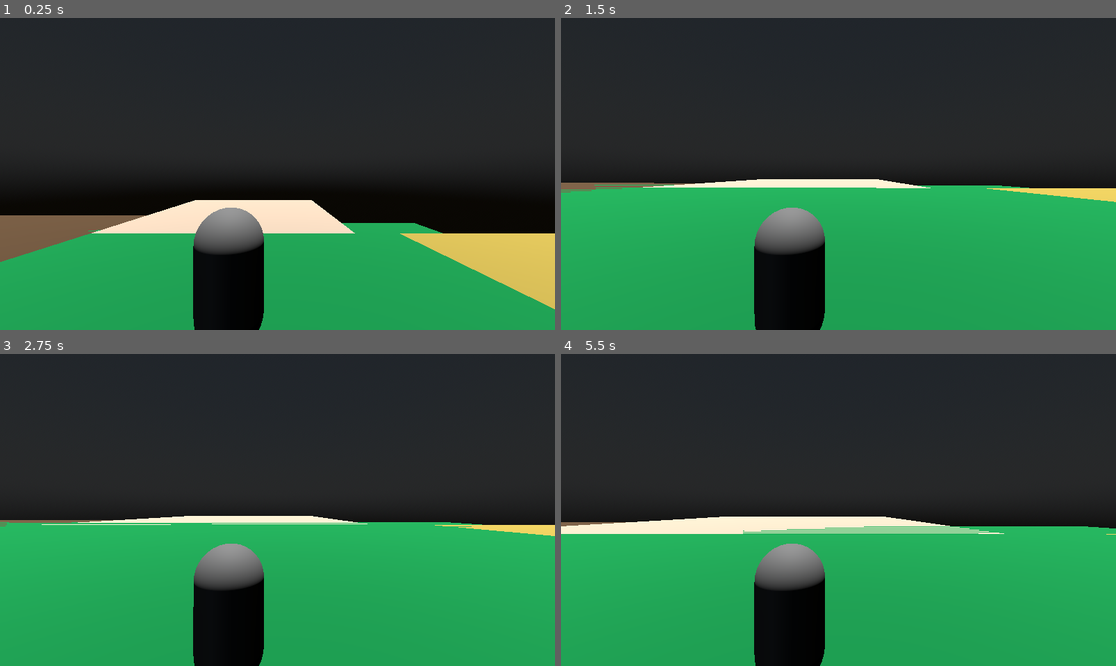
Above: before the commit, frames 1-4 (two rows, left to right).
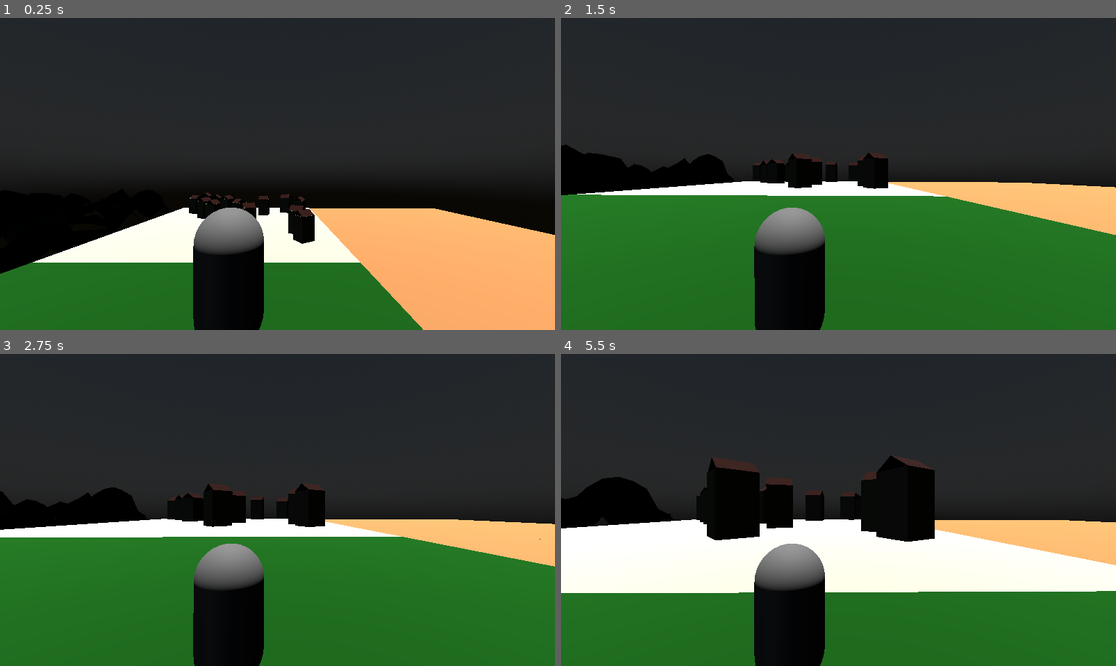
Above: after the commit, the same moments.

Repository: drthgz/learning-3D
Game: Godot game, scene res://Scenes/world.tscn
Same seed, same stepped clock (60 frames per second), same inputs: the game is played once before the commit and once after it.
Inputs (mouse positions are in pixels of both pictures, inside the frame that each line leads up to):
- Up to frame 1 (0.25 s): no input
- Up to frame 2 (1.5 s): move the mouse to (866, 174) at 0.52 s; hold W (move_up) from 0.53 s (still down); tap Space (jump) at 0.77 s; move the mouse to (810, 174) at 1.27 s
- Up to frame 3 (2.75 s): keep holding W (move_up); tap Space (jump) at 1.52 s; move the mouse to (288, 503) at 2.02 s
- Up to frame 4 (5.5 s): keep holding W (move_up); move the mouse to (832, 516) at 2.77 s; tap Space (jump) at 3.02, 3.77, 4.52 s; move the mouse to (877, 513) at 3.52 s; move the mouse to (794, 506) at 4.27 s; move the mouse to (844, 510) at 5.02 s

The runs differ from the first frame. In frame 1, 34% of the frame differs, in the area x 0-100%, y 55-100%; in frame 2, 45%; in frame 3, 45%; in frame 4, 48%, in the area x 0-100%, y 32-100%.

Commit message:
World generator building on world manager

Diff:
--- a/Scenes/house.tscn
+++ b/Scenes/house.tscn
@@ -1,3 +1,27 @@
-[gd_scene format=3 uid="uid://bgfps71v1f503"]
+[gd_scene load_steps=5 format=3 uid="uid://bgfps71v1f503"]
+
+[sub_resource type="StandardMaterial3D" id="StandardMaterial3D_7p874"]
+albedo_color = Color(0.53526, 0.539261, 0.463352, 1)
+
+[sub_resource type="BoxMesh" id="BoxMesh_okrnj"]
+material = SubResource("StandardMaterial3D_7p874")
+size = Vector3(3, 5, 3)
+
+[sub_resource type="StandardMaterial3D" id="StandardMaterial3D_n87ef"]
+albedo_color = Color(0.213328, 0.0608272, 0.0137483, 1)
+
+[sub_resource type="PrismMesh" id="PrismMesh_3jr7h"]
+material = SubResource("StandardMaterial3D_n87ef")
+size = Vector3(3, 1, 3)
 
 [node name="Node3D" type="Node3D"]
+
+[node name="MeshInstance3D" type="MeshInstance3D" parent="."]
+transform = Transform3D(1, 0, 0, 0, 1, 0, 0, 0, 1, 0.0122194, 2.41548, 0.0481062)
+mesh = SubResource("BoxMesh_okrnj")
+metadata/_edit_lock_ = true
+
+[node name="MeshInstance3D2" type="MeshInstance3D" parent="."]
+transform = Transform3D(1, 0, 0, 0, 1, 0, 0, 0, 1, -0.00620842, 5.43287, 0.00198841)
+mesh = SubResource("PrismMesh_3jr7h")
+metadata/_edit_lock_ = true
--- a/Scenes/world.tscn
+++ b/Scenes/world.tscn
@@ -1,7 +1,7 @@
 [gd_scene load_steps=11 format=3 uid="uid://de7mdtkmg0y0b"]
 
 [ext_resource type="PackedScene" uid="uid://c0e3eodrs2lg" path="res://Scenes/Player.tscn" id="1_a02cp"]
-[ext_resource type="Script" uid="uid://dkilor2rvyw0x" path="res://Scripts/world_manager.gd" id="1_go701"]
+[ext_resource type="Script" uid="uid://dj0vw86cjeeto" path="res://Scripts/world_generator.gd" id="1_go701"]
 
 [sub_resource type="BoxShape3D" id="BoxShape3D_yp4wr"]
 
--- /dev/null
+++ b/Scripts/LevelConfig.gd
@@ -0,0 +1,30 @@
+extends Node
+
+#Basic configuration for different areas
+const TERRAIN_CHUNK_SIZE = Vector2(50,50) #Size of each terrain piece in X/Z
+const TERRAIN_CHUNK_HEIGHT = 1.0 # Thickness for collision/visuals
+
+const BIOME_DATA = {
+	"center": {
+		"color": Color.DARK_GREEN,
+		"base_height": 0.0
+	},
+	"grass": {
+		"color": Color.GREEN,
+		"base_height": 0.0
+	},
+	"desert": {
+		"color": Color.SANDY_BROWN,
+		"base_height": -0.3
+	},
+	"mountains": {
+		"color": Color.DARK_GRAY,
+		"base_height": 1.0, # Higher base
+		"mountain_height_scale": 15.0, # How tall mountains are
+		"mountain_frequency": 0.05 # How rugged the noise is
+	},
+	"village": {
+		"color": Color.BEIGE, # Ground color for village
+		"base_height": 0.0
+	}
+}
--- /dev/null
+++ b/Scripts/world_generator.gd
@@ -0,0 +1,213 @@
+extends Node3D
+
+# Preload the house scene if you built it visually
+var house_scene = preload("res://Scenes/house.tscn")
+
+# --- Noise for Mountains ---
+var noise = FastNoiseLite.new()
+var noise_seed = randi()
+
+func _ready():
+	print("--- Starting Procedural World Generation ---")
+	noise.seed = noise_seed
+	noise.frequency = 0.02 # Controls mountains terrain
+
+	generate_world_layout()
+	print("--- World Generation Complete ---")
+
+func generate_world_layout():
+	# Define the layout grid (adjust positions as needed)
+	# Using chunk size from LevelConfig for positioning
+	var chunk_size = LevelConfig.TERRAIN_CHUNK_SIZE
+
+	# Center (House Area)
+	var center_pos = Vector3.ZERO
+	create_terrain_chunk(center_pos, "center")
+	spawn_house(center_pos)
+
+	# West (Mountains)
+	var west_pos = Vector3(-chunk_size.x, 0, 0)
+	create_terrain_chunk(west_pos, "mountains")
+	create_terrain_chunk(west_pos + Vector3(-chunk_size.x, 0, 0), "mountains")
+
+	# East (Desert)
+	var east_pos = Vector3(chunk_size.x, 0, 0)
+	create_terrain_chunk(east_pos, "desert")
+	create_terrain_chunk(east_pos + Vector3(chunk_size.x, 0, 0), "desert")
+
+	# North (Village)
+	var north_pos = Vector3(0, 0, -chunk_size.y)
+	create_terrain_chunk(north_pos, "village")
+	spawn_village_buildings(north_pos, 15)
+
+	# South (Grass)
+	var south_pos = Vector3(0, 0, chunk_size.y)
+	create_terrain_chunk(south_pos, "grass")
+	create_terrain_chunk(south_pos + Vector3(0, 0, chunk_size.y), "grass")
+
+	# Add some filler chunks if needed
+	create_terrain_chunk(Vector3(-chunk_size.x, 0, -chunk_size.y), "mountains") # NW
+	create_terrain_chunk(Vector3( chunk_size.x, 0, -chunk_size.y), "desert")    # NE
+	create_terrain_chunk(Vector3(-chunk_size.x, 0,  chunk_size.y), "grass")     # SW
+	create_terrain_chunk(Vector3( chunk_size.x, 0,  chunk_size.y), "grass")     # SE
+
+
+func create_terrain_chunk(position: Vector3, biome_key: String):
+	if not LevelConfig.BIOME_DATA.has(biome_key):
+		printerr("Invalid biome key: ", biome_key)
+		return
+
+	var biome_config = LevelConfig.BIOME_DATA[biome_key]
+	var chunk_size = LevelConfig.TERRAIN_CHUNK_SIZE
+	var chunk_height = LevelConfig.TERRAIN_CHUNK_HEIGHT
+
+	# 1. Create the StaticBody
+	var terrain_chunk = StaticBody3D.new()
+	terrain_chunk.name = "TerrainChunk_%s_%d_%d" % [biome_key, position.x, position.z]
+	terrain_chunk.position = position + Vector3(0, biome_config["base_height"], 0) # Apply base height offset
+	add_child(terrain_chunk)
+
+	# 2. Create the MeshInstance
+	var mesh_inst = MeshInstance3D.new()
+	mesh_inst.name = "Visuals"
+	terrain_chunk.add_child(mesh_inst)
+
+	# --- Mesh Generation ---
+	var terrain_mesh: Mesh
+
+	if biome_key == "mountains":
+		# Use ArrayMesh for mountains to add noise-based height
+		terrain_mesh = generate_mountain_mesh(chunk_size, biome_config, position)
+	else:
+		# Use a simple BoxMesh for other biomes (gives thickness)
+		var box_mesh = BoxMesh.new()
+		# Size X/Z from config, Y is the chunk_height
+		box_mesh.size = Vector3(chunk_size.x, chunk_height, chunk_size.y)
+		terrain_mesh = box_mesh
+		# Offset mesh instance slightly down so top surface is at base_height
+		mesh_inst.position.y = -chunk_height / 2.0
+
+	mesh_inst.mesh = terrain_mesh
+
+	# 3. Create and Apply Material
+	var material = StandardMaterial3D.new()
+	material.albedo_color = biome_config["color"]
+	# You could add textures here later:
+	# material.albedo_texture = load("res://Textures/" + biome_key + "_texture.png")
+	mesh_inst.material_override = material # Use override for simplicity here
+
+	# 4. Create Collision Shape
+	var collision_shape = CollisionShape3D.new()
+	collision_shape.name = "Collision"
+	terrain_chunk.add_child(collision_shape)
+
+	# --- Collision Shape Generation ---
+	var shape_resource: Shape3D
+
+	if biome_key == "mountains" and terrain_mesh is ArrayMesh:
+		 # For complex ArrayMeshes, generate a collision shape from it
+		 # This can be slow for very complex meshes!
+		shape_resource = terrain_mesh.create_trimesh_shape()
+		# No need to offset collision shape if mesh vertices are already at correct height
+	else:
+		# Use a BoxShape matching the BoxMesh visual
+		var box_shape = BoxShape3D.new()
+		box_shape.size = Vector3(chunk_size.x, chunk_height, chunk_size.y)
+		shape_resource = box_shape
+		# Offset collision shape same as mesh instance
+		collision_shape.position.y = -chunk_height / 2.0
+
+	collision_shape.shape = shape_resource
+
+
+# Function to generate a mountain mesh with noise
+func generate_mountain_mesh(size: Vector2, config: Dictionary, chunk_offset: Vector3) -> ArrayMesh:
+	var mesh = ArrayMesh.new()
+	var surface_tool = SurfaceTool.new()
+	surface_tool.begin(Mesh.PRIMITIVE_TRIANGLES)
+
+	# Define resolution (how many vertices across the chunk)
+	var resolution_x = 20
+	var resolution_z = 20
+
+	var step_x = size.x / float(resolution_x - 1)
+	var step_z = size.y / float(resolution_z - 1)
+
+	noise.frequency = config.get("mountain_frequency", 0.05)
+	var height_scale = config.get("mountain_height_scale", 15.0)
+
+	# Generate vertices
+	for z_idx in range(resolution_z):
+		for x_idx in range(resolution_x):
+			var local_x = float(x_idx) * step_x - size.x / 2.0 # Center the mesh
+			var local_z = float(z_idx) * step_z - size.y / 2.0 # Center the mesh
+
+			# Get noise value based on GLOBAL position for seamless noise
+			var world_x = local_x + chunk_offset.x
+			var world_z = local_z + chunk_offset.z
+			var height = noise.get_noise_2d(world_x, world_z) * height_scale
+
+			var vertex = Vector3(local_x, height, local_z)
+
+			# Add UVs (simple planar projection)
+			var uv = Vector2(float(x_idx) / (resolution_x - 1), float(z_idx) / (resolution_z - 1))
+			surface_tool.set_uv(uv)
+
+			# Add vertex (normals will be generated later)
+			surface_tool.add_vertex(vertex)
+
+	# Generate indices (simple grid triangulation)
+	for z_idx in range(resolution_z - 1):
+		for x_idx in range(resolution_x - 1):
+			var current = z_idx * resolution_x + x_idx
+			var right = current + 1
+			var below = current + resolution_x
+			var below_right = below + 1
+
+			# Triangle 1
+			surface_tool.add_index(current)
+			surface_tool.add_index(below)
+			surface_tool.add_index(right)
+
+			# Triangle 2
+			surface_tool.add_index(right)
+			surface_tool.add_index(below)
+			surface_tool.add_index(below_right)
+
+	# Generate normals for lighting
+	surface_tool.generate_normals()
+
+	# Commit the surface data to the ArrayMesh
+	mesh = surface_tool.commit()
+	return mesh
+
+
+func spawn_house(position: Vector3):
+	if house_scene:
+		var house_instance = house_scene.instantiate()
+		# Position the house slightly above the base terrain height
+		house_instance.position = position + Vector3(0, LevelConfig.TERRAIN_CHUNK_HEIGHT / 2.0, 0)
+		add_child(house_instance)
+	else:
+		printerr("House scene not preloaded!")
+
+
+func spawn_village_buildings(chunk_position: Vector3, count: int):
+	if not house_scene:
+		printerr("House scene not preloaded, cannot spawn village buildings!")
+		return
+
+	var biome_config = LevelConfig.BIOME_DATA["village"]
+	var chunk_size = LevelConfig.TERRAIN_CHUNK_SIZE
+	var base_y = biome_config["base_height"] + LevelConfig.TERRAIN_CHUNK_HEIGHT / 2.0 # Top surface Y
+
+	print("Spawning ", count, " buildings in village chunk at ", chunk_position)
+	for i in range(count):
+		var building = house_scene.instantiate()
+		# Random position within the chunk boundaries
+		var random_x = randf_range(-chunk_size.x / 2.5, chunk_size.x / 2.5) # Leave some margin
+		var random_z = randf_range(-chunk_size.y / 2.5, chunk_size.y / 2.5)
+
+		building.position = chunk_position + Vector3(random_x, base_y, random_z)
+		building.rotation.y = randf() * TAU # TAU is 2*PI
+		add_child(building)
--- a/project.godot
+++ b/project.godot
@@ -18,6 +18,12 @@
 [autoload]
 
 LevelManager="*res://Scripts/level_manager.gd"
+LevelConfig="*res://Scripts/LevelConfig.gd"
+
+[display]
+
+window/size/viewport_width=1920
+window/size/viewport_height=1080
 
 [input]
 
Not shown, added: Scripts/LevelConfig.gd.uid
Not shown, added: Scripts/world_generator.gd.uid
